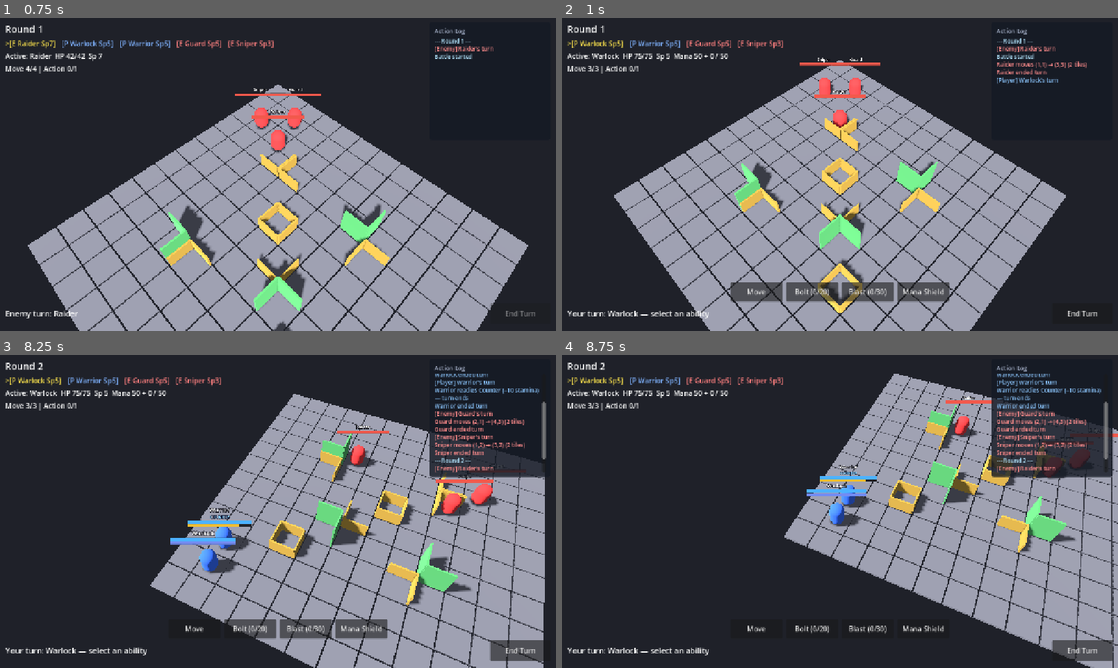
Above: before the commit, frames 1-4 (two rows, left to right).
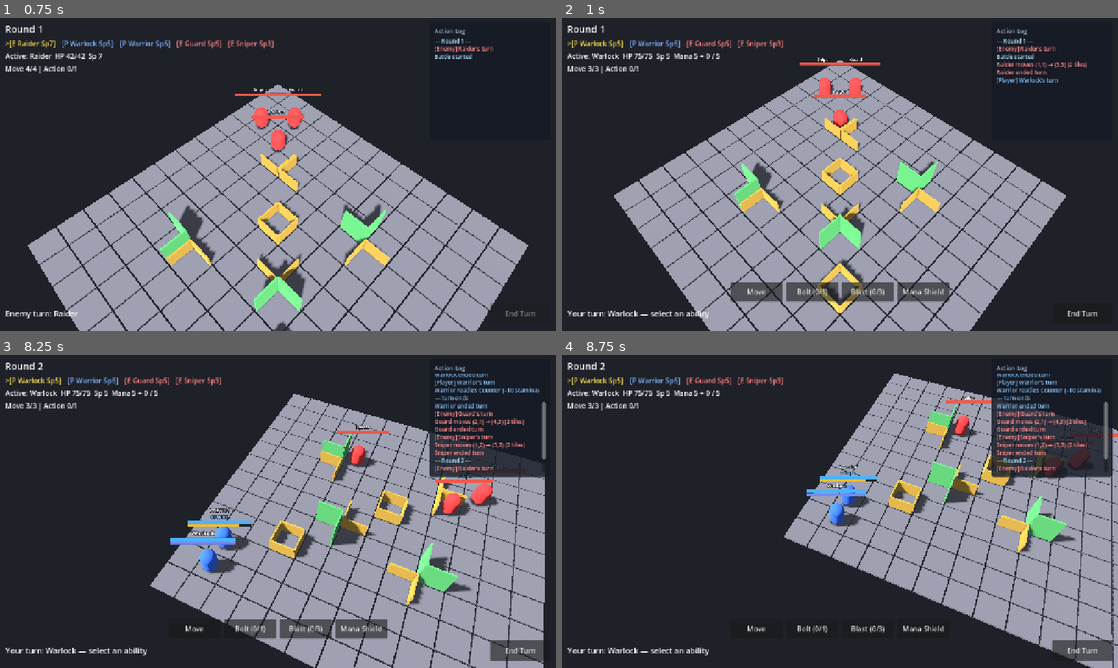
Above: after the commit, the same moments.

Repository: jabber484/battlechess-godot
Game: Godot game, scene res://scenes/battle/Battle.tscn
The game is run twice, just before and just after one commit, with the same random seed, the same clock (stepped at 60 frames per second) and the same inputs.
Inputs (mouse positions are in pixels of both pictures, inside the frame that each line leads up to):
- Up to frame 1 (0.75 s): move the mouse to (400, 158) at 0.52 s; hold S (camera_pan_back) from 0.53 s (still down); click (400, 158) at 0.67 s
- Up to frame 2 (1 s): keep holding S (camera_pan_back)
- Up to frame 3 (8.25 s): release S (camera_pan_back) at 1.25 s; click "End Turn" at 1.25 s; click "Move" at 2 s; click "Melee" at 2.75 s; click "Brawl" at 3.5 s; click "Counter" at 4.25 s; move the mouse to (166, 527) at 5.02 s; tap W (camera_pan_forward) at 5.1 s; click (166, 527) at 5.17 s; move the mouse to (333, 442) at 5.77 s; hold A (camera_pan_left) 5.78-6.53 s; click (333, 442) at 5.92 s; move the mouse to (250, 574) at 6.52 s; tap D (camera_pan_right) at 6.6 s; click (250, 574) at 6.67 s; move the mouse to (444, 558) at 7.27 s; hold Q (camera_rotate_left) 7.28-8.03 s; click (444, 558) at 7.42 s; move the mouse to (111, 464) at 8.02 s; tap E (camera_rotate_right) at 8.1 s; click (111, 464) at 8.17 s
- Up to frame 4 (8.75 s): no input

Frame 1 is identical in both runs. In frame 2, 0.2% of the frame differs, in the area x 24-59%, y 11-90%; in frame 3, 0.2%; in frame 4, 0.2%.

Commit message:
Refactor Warlock abilities and update mana mechanics
- Revised Warlock Charged Bolt and Charged Blast abilities to implement new tick locking system, enhancing mana management and strategic gameplay.
- Adjusted Warlock Mana Shield to reflect new resource costs and mechanics, improving clarity in ability interactions.
- Updated documentation to accurately describe changes in Warlock abilities, mana management, and tactical options, enhancing player understanding.
- Modified default battle setup to align with new mana capacity and ability mechanics, ensuring proper integration into gameplay.

Diff:
--- a/scripts/abilities/warlock_charged_blast_ability_data.gd
+++ b/scripts/abilities/warlock_charged_blast_ability_data.gd
@@ -3,7 +3,7 @@
 
 ## Charged Blast — short-range channel nuke. Same open/sip/fire flow as Charged Bolt.
 ##
-## Range 2 Chebyshev (adjacent ring including diagonals). Higher lock cost and base damage.
+## Range 2 Chebyshev (adjacent ring including diagonals). Open locks 2; sip locks 1.
 
 func _init() -> void:
 	id = &"warlock_charged_blast"
@@ -13,6 +13,7 @@
 	attack_range = 2
 	range_metric = BattleEnums.RangeMetric.CHEBYSHEV
 	distance_penalty_per_tile = 5
-	charge_draw_amount = 15
+	first_tick_lock = 2
+	next_tick_lock = 1
 	max_charge_ticks = 2
 	base_bolt_damage = 18
--- a/scripts/abilities/warlock_charged_bolt_ability_data.gd
+++ b/scripts/abilities/warlock_charged_bolt_ability_data.gd
@@ -3,16 +3,20 @@
 
 ## Charged Bolt — mid-range channel; locks Available→Charging, fires Charging→Used.
 ##
-## Open (free): select ability → range ring → click self. `lock_resource(charge_draw_amount)`.
+## Open (free slot): select ability → range ring → click self. Locks `first_tick_lock` (0 = free snap).
 ## Fire (ACTION): while charging, click an enemy. Commit charge to Used; clear channel.
-## Turn start (after unit regen+release): sip another tick if under cap.
-## Damage: `floor(base_bolt_damage * ticks)` — two ticks = double first-tick damage.
-
-@export var charge_draw_amount: int = 10
+## Turn start (after unit regen): sip locks `next_tick_lock` if under cap (Bolt default 1).
+## Damage: `base_bolt_damage * charge_ticks` — two ticks = double first-tick damage.
+
+@export var first_tick_lock: int = 0
+@export var next_tick_lock: int = 1
 @export var max_charge_ticks: int = 2
 @export var base_bolt_damage: int = 10
 
+## Mana locked into this channel (sum of tick locks so far).
 var charged_mana: int = 0
+## Ticks accumulated on this channel (1 after open, up to max_charge_ticks).
+var _charge_ticks: int = 0
 var is_charging: bool = false
 
 
@@ -26,14 +30,25 @@
 	distance_penalty_per_tile = 5
 
 
+func tick_lock_cost(tick_index: int) -> int:
+	if tick_index <= 1:
+		return maxi(0, first_tick_lock)
+	return maxi(0, next_tick_lock)
+
+
 func max_charged_mana() -> int:
-	return charge_draw_amount * max_charge_ticks
+	var total := 0
+	for tick in range(1, max_charge_ticks + 1):
+		total += tick_lock_cost(tick)
+	return total
 
 
 func charge_ticks() -> int:
-	if charge_draw_amount <= 0:
-		return 0
-	return int(float(charged_mana) / float(charge_draw_amount))
+	return _charge_ticks
+
+
+func open_lock_amount() -> int:
+	return tick_lock_cost(1)
 
 
 func can_activate(unit: Unit, ctx: AbilityContext) -> bool:
@@ -44,12 +59,13 @@
 	if is_charging:
 		if not unit.can_act_more():
 			return false
-		if charged_mana < charge_draw_amount:
+		if _charge_ticks < 1:
 			return false
 		return not get_target_tiles(unit, ctx).is_empty()
 	if not unit.has_resource(BattleEnums.UnitResource.MANA):
 		return false
-	return unit.get_resource(BattleEnums.UnitResource.MANA) >= charge_draw_amount
+	var open_cost := open_lock_amount()
+	return open_cost <= 0 or unit.get_resource(BattleEnums.UnitResource.MANA) >= open_cost
 
 
 func get_target_tiles(unit: Unit, ctx: AbilityContext) -> Array[Vector2i]:
@@ -70,13 +86,15 @@
 func try_open_channel(unit: Unit) -> bool:
 	if is_charging or unit == null:
 		return false
-	if charge_draw_amount <= 0:
-		return false
-	if charged_mana + charge_draw_amount > max_charged_mana():
-		return false
-	if not unit.lock_resource(charge_draw_amount, BattleEnums.UnitResource.MANA):
-		return false
-	charged_mana += charge_draw_amount
+	if max_charge_ticks < 1:
+		return false
+	var cost := tick_lock_cost(1)
+	if cost > 0 and not unit.lock_resource(cost, BattleEnums.UnitResource.MANA):
+		return false
+	elif cost <= 0 and not unit.has_resource(BattleEnums.UnitResource.MANA):
+		return false
+	charged_mana = cost
+	_charge_ticks = 1
 	is_charging = true
 	return true
 
@@ -84,13 +102,16 @@
 func try_turn_sip(unit: Unit) -> bool:
 	if not is_charging or unit == null:
 		return false
-	if charged_mana >= max_charged_mana():
-		return false
-	if charge_draw_amount <= 0:
-		return false
-	if not unit.lock_resource(charge_draw_amount, BattleEnums.UnitResource.MANA):
-		return false
-	charged_mana += charge_draw_amount
+	if _charge_ticks >= max_charge_ticks:
+		return false
+	var next_tick := _charge_ticks + 1
+	var cost := tick_lock_cost(next_tick)
+	if cost > 0 and not unit.lock_resource(cost, BattleEnums.UnitResource.MANA):
+		return false
+	elif cost <= 0 and not unit.has_resource(BattleEnums.UnitResource.MANA):
+		return false
+	charged_mana += cost
+	_charge_ticks = next_tick
 	return true
 
 
@@ -99,6 +120,7 @@
 	if spent > 0 and unit:
 		unit.commit_resource_to_used(spent, BattleEnums.UnitResource.MANA)
 	charged_mana = 0
+	_charge_ticks = 0
 	is_charging = false
 	return spent
 
@@ -107,6 +129,7 @@
 	if charged_mana > 0 and unit:
 		unit.commit_resource_to_used(charged_mana, BattleEnums.UnitResource.MANA)
 	charged_mana = 0
+	_charge_ticks = 0
 	is_charging = false
 
 
@@ -129,7 +152,7 @@
 	}
 	if unit == null or not is_valid_target(unit, target_pos, ctx):
 		return empty
-	var amount := charge_draw_amount
+	var amount := open_lock_amount()
 	return {
 		"commit": func() -> bool:
 			return try_open_channel(unit),
@@ -137,8 +160,15 @@
 		"complete": func() -> void:
 			if unit:
 				unit.emit_ability_log(
-					"%s channels %s (%d/%d)"
-					% [unit.display_name, display_name, charged_mana, max_charged_mana()]
+					"%s channels %s (%d/%d mana, %d/%d ticks)"
+					% [
+						unit.display_name,
+						display_name,
+						charged_mana,
+						max_charged_mana(),
+						_charge_ticks,
+						max_charge_ticks,
+					]
 				),
 		"death_units": [],
 		"presentation": BattleEnums.Presentation.SELF_BUFF,
@@ -156,13 +186,12 @@
 	var prior_commit: Callable = execution.get("commit", Callable())
 
 	execution["commit"] = func() -> bool:
-		if charged_mana < charge_draw_amount:
+		if not is_charging or _charge_ticks < 1:
 			return false
+		var ticks_at_fire := _charge_ticks
 		var spent: int = spend_charge(unit)
 		spent_holder["spent"] = spent
-		spent_holder["ticks"] = (
-			int(float(spent) / float(charge_draw_amount)) if charge_draw_amount > 0 else 0
-		)
+		spent_holder["ticks"] = ticks_at_fire
 		if prior_commit.is_valid():
 			prior_commit.call()
 		return true
@@ -179,10 +208,17 @@
 func get_tooltip_text() -> String:
 	if is_charging:
 		return (
-			"Fire %s (%d/%d). Damage = %d × ticks. Spent mana goes to Used timeout."
-			% [display_name, charged_mana, max_charged_mana(), base_bolt_damage]
+			"Fire %s (%d/%d mana, %d/%d ticks). Damage = %d × ticks. Spent mana goes to Used timeout."
+			% [
+				display_name,
+				charged_mana,
+				max_charged_mana(),
+				_charge_ticks,
+				max_charge_ticks,
+				base_bolt_damage,
+			]
 		)
 	return (
-		"Open channel: click self (shows range). Locks %d Available→Charging. Cap %d ticks for %d× damage."
-		% [charge_draw_amount, max_charge_ticks, max_charge_ticks]
+		"Open channel: click self (shows range). First tick locks %d, sip locks %d. Cap %d ticks for %d× damage."
+		% [first_tick_lock, next_tick_lock, max_charge_ticks, max_charge_ticks]
 	)
--- a/scripts/abilities/warlock_mana_shield_ability_data.gd
+++ b/scripts/abilities/warlock_mana_shield_ability_data.gd
@@ -7,9 +7,9 @@
 ## Open: lock `charge_draw_amount`; `blocks_available = 1`.
 ## Own turn start (after Available regen): if still open, expire → commit Charging to Used.
 ## Block: full nullify → commit Charging to Used → end channel.
-## Used clears on turn end (up to 10 per turn; hole fills on later regen).
+## Used clears on turn end (up to 1 per turn; hole fills on later regen).
 
-@export var charge_draw_amount: int = 15
+@export var charge_draw_amount: int = 2
 
 var charged_mana: int = 0
 var is_charging: bool = false
--- a/scripts/battle/battle_controller.gd
+++ b/scripts/battle/battle_controller.gd
@@ -292,7 +292,7 @@
 		if bolt.is_charging:
 			commit = bolt.charged_mana
 		else:
-			lock = bolt.charge_draw_amount
+			lock = bolt.open_lock_amount()
 	elif ability is WarlockManaShieldAbilityData:
 		var shield := ability as WarlockManaShieldAbilityData
 		if not shield.is_charging:
--- a/scripts/data/default_battle_setup.gd
+++ b/scripts/data/default_battle_setup.gd
@@ -121,7 +121,7 @@
 	stats.damage = 8
 	stats.max_hp = 75
 	stats.resource_id = BattleEnums.UnitResource.MANA
-	stats.max_resource = 50
+	stats.max_resource = 5
 	var abilities: Array[AbilityData] = []
 	abilities.append(SimpleMoveAbilityDataScript.new())
 	abilities.append(WarlockChargedBoltAbilityDataScript.new())
--- a/scripts/units/unit.gd
+++ b/scripts/units/unit.gd
@@ -35,7 +35,7 @@
 var resource_charging: int = 0
 var resource_used: int = 0
 ## How much Used mana clears each turn end (mana kits).
-const MANA_USED_RELEASE_PER_TURN: int = 10
+const MANA_USED_RELEASE_PER_TURN: int = 1
 var movement_remaining: float = 4.0
 var actions_used: int = 0
 var death_processed: bool = false
Not shown, changed: .cursor/rules/abilities.mdc
Not shown, changed: docs/warlock.md
